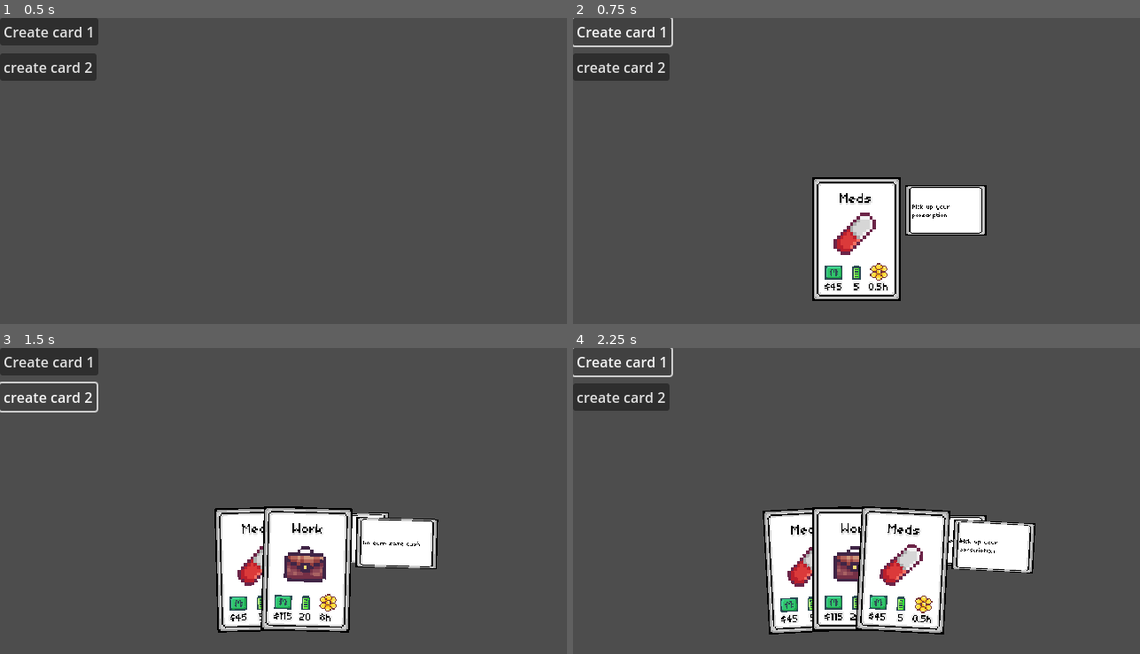
Above: before the commit, frames 1-4 (two rows, left to right).
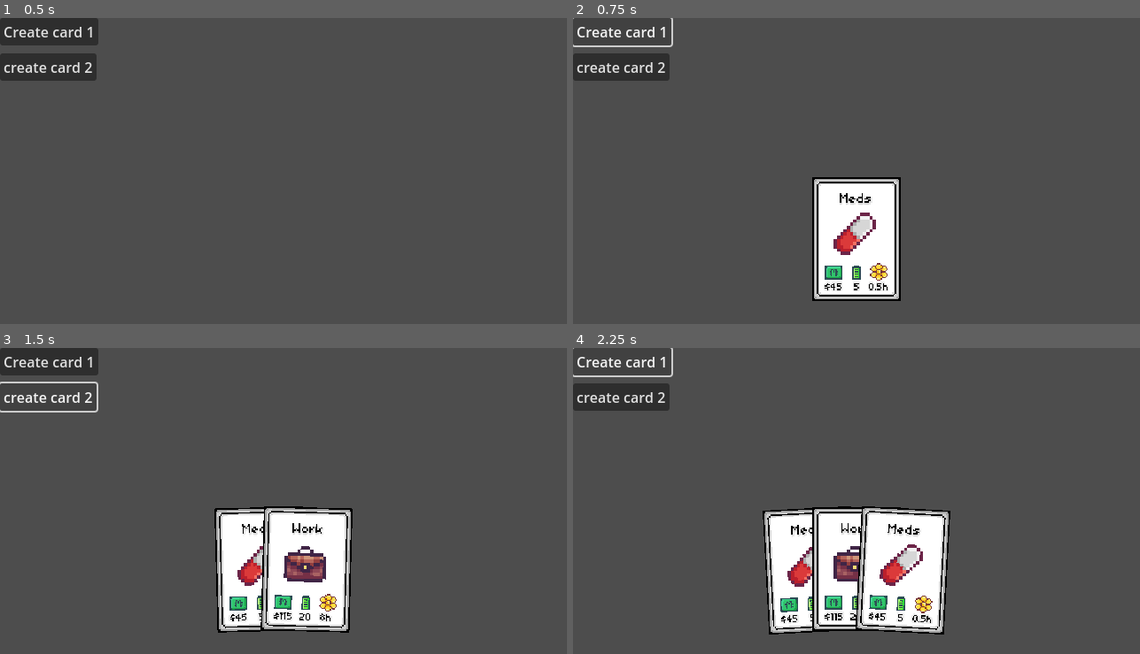
Above: after the commit, the same moments.

Repository: T-Cog/Card-Life
Game: Godot game, scene res://scenes/card_hand.tscn
Two runs of this game, one before a commit and one after it. Both use one fixed random seed, a clock stepped at 60 frames per second and the inputs below.
Inputs:
- Up to frame 1 (0.5 s): no input
- Up to frame 2 (0.75 s): click "Create card 1" at 0.5 s
- Up to frame 3 (1.5 s): click "create card 2" at 1.25 s
- Up to frame 4 (2.25 s): click "Create card 1" at 2 s

Frame 1 is identical in both runs. In frame 2, 2.4% of the frame differs, in the area x 58-73%, y 54-72%; in frame 3, 2.6%; in frame 4, 2.6%, in the area x 66-82%, y 54-74%.

Commit message:
WIP Card selection

Diff:
--- a/hand.gd
+++ b/hand.gd
@@ -16,8 +16,12 @@
 	add_child(card)
 	reposition_cards()
 
-func remove_card(index: int):
-	pass
+func remove_card(index: int) -> Node2D:
+	var removing_card = hand[index]
+	hand.remove_at(index)
+	remove_child(removing_card)
+	reposition_cards()
+	return removing_card
 
 func reposition_cards():
 	var card_spread = min(angle_limit / hand.size(), max_card_spread_angle)
@@ -40,6 +44,10 @@
 func _ready() -> void:
 	pass # Replace with function body.
 
+func _input(event):
+	if event.is_action_pressed("select_card"):
+		pass
+
 
 # Called every frame. 'delta' is the elapsed time since the previous frame.
 func _process(delta: float):
--- a/project.godot
+++ b/project.godot
@@ -25,6 +25,14 @@
 
 project/assembly_name="Card Life"
 
+[input]
+
+select_card={
+"deadzone": 0.5,
+"events": [Object(InputEventMouseButton,"resource_local_to_scene":false,"resource_name":"","device":-1,"window_id":0,"alt_pressed":false,"shift_pressed":false,"ctrl_pressed":false,"meta_pressed":false,"button_mask":1,"position":Vector2(228, 8),"global_position":Vector2(237, 54),"factor":1.0,"button_index":1,"canceled":false,"pressed":true,"double_click":false,"script":null)
+]
+}
+
 [rendering]
 
 textures/canvas_textures/default_texture_filter=0
--- a/scenes/card_template.tscn
+++ b/scenes/card_template.tscn
@@ -13,6 +13,9 @@
 [sub_resource type="LabelSettings" id="LabelSettings_katsn"]
 font = ExtResource("7_32m72")
 font_color = Color(0, 0, 0, 1)
+
+[sub_resource type="RectangleShape2D" id="RectangleShape2D_ob0ts"]
+size = Vector2(163.333, 231.667)
 
 [node name="card_template" type="Node2D"]
 scale = Vector2(0.6, 0.6)
@@ -54,8 +57,7 @@
 offset_top = 6.22018
 offset_right = 8.17297
 offset_bottom = 17.7552
-text = "10
-"
+text = "10"
 label_settings = ExtResource("3_58o44")
 horizontal_alignment = 1
 metadata/_edit_use_anchors_ = true
@@ -84,13 +86,13 @@
 [node name="NameLabel" type="Label" parent="CardName"]
 offset_right = 44.0
 offset_bottom = 11.205
-text = "Card Name
-"
+text = "Card Name"
 label_settings = ExtResource("6_oaqwm")
 horizontal_alignment = 1
 autowrap_mode = 3
 
 [node name="CardDescription" type="Node2D" parent="."]
+z_index = 99
 position = Vector2(105, -95)
 
 [node name="DescriptionBaseSprite" type="Sprite2D" parent="CardDescription"]
@@ -104,8 +106,7 @@
 offset_right = 95.025
 offset_bottom = 61.645
 scale = Vector2(1.33102, 1.33102)
-text = "Test Description Test Description Test Description Test Description Test Description
-"
+text = "Card Description"
 label_settings = SubResource("LabelSettings_katsn")
 vertical_alignment = 1
 autowrap_mode = 3
@@ -115,3 +116,14 @@
 [node name="CardImageCanvas" type="Sprite2D" parent="CardImage"]
 position = Vector2(0, -6.66667)
 scale = Vector2(6.08217, 6.08217)
+texture = ExtResource("9_xw8w1")
+
+[node name="Area2D" type="Area2D" parent="."]
+
+[node name="CollisionShape2D" type="CollisionShape2D" parent="Area2D"]
+position = Vector2(-3.82463e-06, -0.833329)
+shape = SubResource("RectangleShape2D_ob0ts")
+
+[connection signal="input_event" from="Area2D" to="." method="_on_area_2d_input_event"]
+[connection signal="mouse_entered" from="Area2D" to="." method="_on_area_2d_mouse_entered"]
+[connection signal="mouse_exited" from="Area2D" to="." method="_on_area_2d_mouse_exited"]
--- a/scripts/card.gd
+++ b/scripts/card.gd
@@ -1,5 +1,8 @@
 @tool
 class_name Card extends Node2D
+
+signal mouse_entered()
+signal mouse_exited()
 
 @export var cardName: String = "Card Name" #Stores name of card
 @export var cardDescription: String = "Card Description" #Stores pop-up description
@@ -17,11 +20,11 @@
 @onready var nameLabel: Label = $CardName/NameLabel
 @onready var descriptionLabel: Label = $CardDescription/DescriptionLabel
 @onready var cardImageCanvas: Sprite2D = $CardImage/CardImageCanvas
+@onready var description_node: Node2D = $CardDescription
 
 # Called when the node enters the scene tree for the first time.
 func _ready():
-	pass
-
+	description_node.visible = false
 
 
 #Adjusts labels and image to show costs and sprite set in-editor
@@ -36,6 +39,13 @@
 	cardImageCanvas.texture = _image
 
 
+func highlight():
+	description_node.visible = true
+
+
+func unhighlight():
+	description_node.visible = false
+
 func activate():
 	pass
 
@@ -43,3 +53,20 @@
 func _process(delta):
 	set_card_values(cost_money, cost_energy, cost_time,
 	cardName, cardDescription, cardImage)
+
+
+
+func _on_area_2d_mouse_entered():
+	mouse_entered.emit()
+	highlight()
+
+
+
+func _on_area_2d_mouse_exited():
+	mouse_exited.emit()
+	unhighlight()
+
+
+
+func _on_area_2d_input_event(viewport, event, shape_idx):
+	pass # Replace with function body.
Not shown: 1 places in scenes/card_template.tscn that only renumber resources
